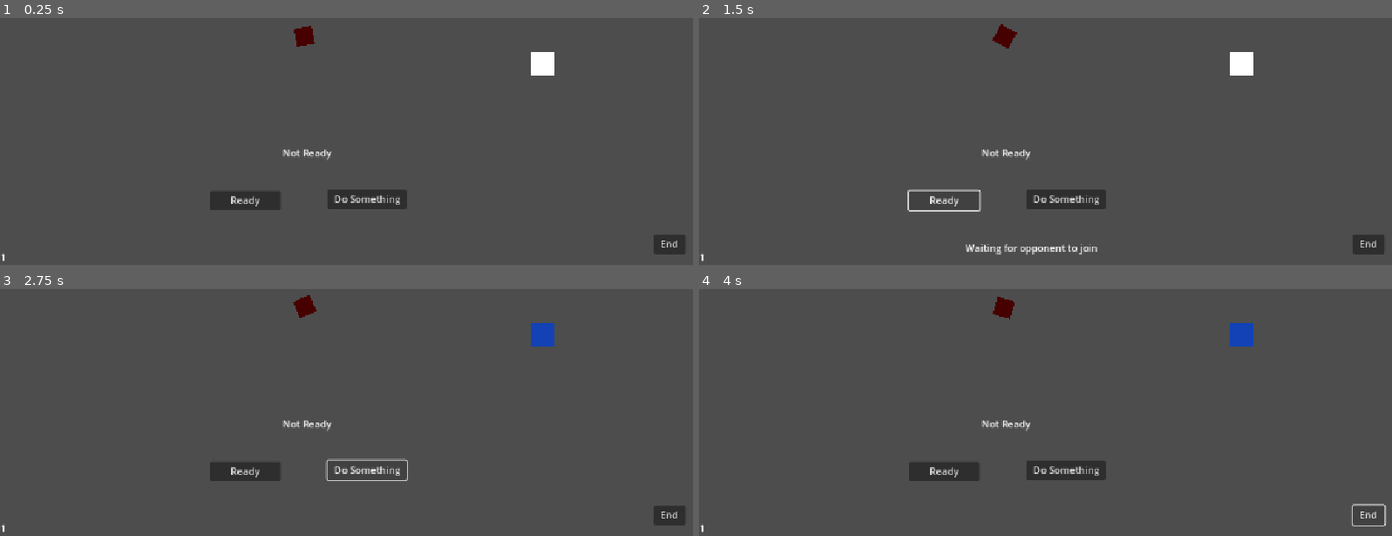
Above: before the commit, frames 1-4 (two rows, left to right).
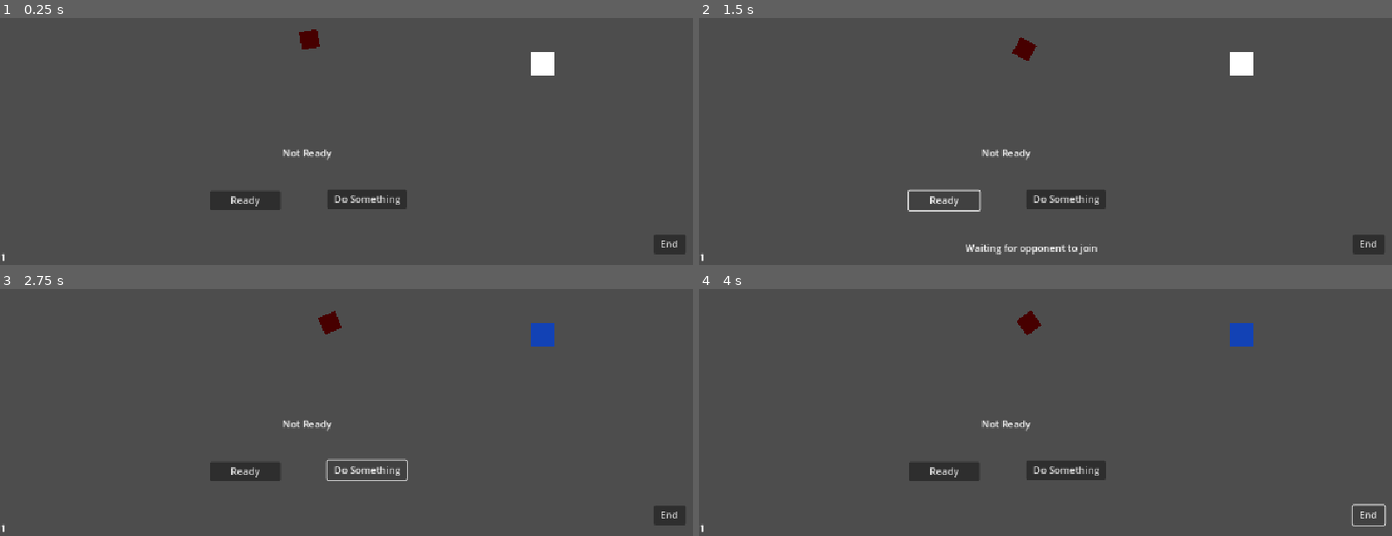
Above: after the commit, the same moments.

Repository: JoeyGiordano/JGZGodotGameTemplate
Game: Godot game, scene res://game/player_field.tscn
Two runs of this game, one before a commit and one after it. Both use one fixed random seed, a clock stepped at 60 frames per second and the inputs below. This scene is started directly instead of the project's main scene. The engine's default icon, where the game draws it, is replaced by a stand-in: a white triangle on a blue panel in a dark square.
Inputs:
- Up to frame 1 (0.25 s): no input
- Up to frame 2 (1.5 s): click "Ready" at 0.5 s; click "Ready" at 1.25 s
- Up to frame 3 (2.75 s): click "Do Something" at 2 s
- Up to frame 4 (4 s): click "End" at 2.75 s; tap Enter at 3.5 s; hold Right (right) from 3.53 s (still down); tap Space (switch) at 3.6 s

The runs differ from the first frame. In frame 1, 0.2% of the frame differs, in the area x 42-47%, y 3-13%; in frame 2, 0.4%, in the area x 42-49%, y 2-18%; in frame 3, 0.4%; in frame 4, 0.4%.
Error before the commit: Invalid call. Nonexistent function 'destroy_opponent_scene' in base 'Nil'. (res://game/player_field_1.gd:71)
Error after the commit: Invalid call. Nonexistent function 'destroy_opponent_scene' in base 'Nil'. (res://game/player_field_1.gd:72)

Commit message:
Enemy Spawner
Enemy behavior, spawner behavior and scoring next!

Diff:
--- a/game/enemy.gd
+++ b/game/enemy.gd
@@ -3,11 +3,17 @@
 
 @onready var sprite : Sprite2D = $Sprite2D
 
-@export var state : int = 0 #0 rock, 1 paper, 2 siscors
+@export var state : int = 0 #0 red, 1 green, 2 blue
+
+func _enter_tree():
+	set_multiplayer_authority(1)
 
 func _process(delta):
-	rotation += -7 *delta
 	update_color()
+
+	if !is_multiplayer_authority() : return
+	rotation += -7 * delta
+	position -= (position - Vector2(550,300)) * delta * 0.8
 
 func die() :
 	rpc("_die")
--- a/game/enemy.tscn
+++ b/game/enemy.tscn
@@ -1,10 +1,21 @@
-[gd_scene load_steps=4 format=3 uid="uid://dmsxbcrsrvqkv"]
+[gd_scene load_steps=5 format=3 uid="uid://dmsxbcrsrvqkv"]
 
 [ext_resource type="Script" uid="uid://05aqsihoex1" path="res://game/enemy.gd" id="1_0fifv"]
 [ext_resource type="Texture2D" uid="uid://dxe5rsvu84bgc" path="res://icon.svg" id="1_s4oog"]
 
 [sub_resource type="RectangleShape2D" id="RectangleShape2D_0fifv"]
 size = Vector2(30, 30)
+
+[sub_resource type="SceneReplicationConfig" id="SceneReplicationConfig_0fifv"]
+properties/0/path = NodePath(".:position")
+properties/0/spawn = true
+properties/0/replication_mode = 1
+properties/1/path = NodePath(".:rotation")
+properties/1/spawn = true
+properties/1/replication_mode = 1
+properties/2/path = NodePath(".:state")
+properties/2/spawn = true
+properties/2/replication_mode = 1
 
 [node name="Enemy" type="Node2D"]
 script = ExtResource("1_0fifv")
@@ -21,3 +32,6 @@
 [node name="CollisionShape2D" type="CollisionShape2D" parent="Area2D"]
 position = Vector2(0, -1)
 shape = SubResource("RectangleShape2D_0fifv")
+
+[node name="MultiplayerSynchronizer" type="MultiplayerSynchronizer" parent="."]
+replication_config = SubResource("SceneReplicationConfig_0fifv")
--- /dev/null
+++ b/game/enemy_spawner.gd
@@ -0,0 +1,32 @@
+extends Node2D
+class_name EnemySpawner
+
+@onready var enemy_scene : PackedScene = preload("res://game/enemy.tscn")
+@export var enemies : Node2D
+
+func _enter_tree() :
+	set_multiplayer_authority(1) #server controlled
+
+func start_game() :
+	if !is_multiplayer_authority() : return
+	spawn_loop()
+
+func spawn_loop() :
+	new_position()
+	spawn_enemy()
+	var next_wait_time = get_next_wait_time()
+	await get_tree().create_timer(next_wait_time).timeout
+	spawn_loop()
+
+func spawn_enemy() :
+	var e : Enemy = enemy_scene.instantiate()
+	e.set_multiplayer_authority(1)
+	enemies.add_child(e,true)
+	e.state = randi()%3 #0,1,2
+	e.position = position
+
+func new_position() :
+	position = 600 * Vector2(2*randf()-1,2*randf()-1)
+
+func get_next_wait_time() -> float:
+	return randf_range(3,4)
--- a/game/player.gd
+++ b/game/player.gd
@@ -4,10 +4,10 @@
 @onready var sprite : Sprite2D = $Sprite2D
 
 var speed : float = 200
-var cooldown : float = 1.3
+var cooldown : float = 1.1
 
 var in_play : bool = false
-@export var state : int = 0 #0 rock, 1 paper, 2 siscors
+@export var state : int = 0 #0 red, 1 green, 2 blue
 @export var switch_ready : bool = true
 @export var dead : bool = false
 var game_over : bool = false
--- a/game/player_field.tscn
+++ b/game/player_field.tscn
@@ -1,6 +1,7 @@
-[gd_scene load_steps=3 format=3 uid="uid://brihhvr3e0dtq"]
+[gd_scene load_steps=4 format=3 uid="uid://brihhvr3e0dtq"]
 
 [ext_resource type="Script" uid="uid://dkhyyxjothkkv" path="res://game/player_field_1.gd" id="1_arifm"]
+[ext_resource type="Script" uid="uid://bnj0qqw0ycl0y" path="res://game/enemy_spawner.gd" id="3_61d65"]
 [ext_resource type="PackedScene" uid="uid://dmsxbcrsrvqkv" path="res://game/enemy.tscn" id="3_jrlup"]
 
 [node name="PlayerField" type="Node2D"]
@@ -57,3 +58,13 @@
 
 [node name="Enemy" parent="." instance=ExtResource("3_jrlup")]
 position = Vector2(503, 270)
+
+[node name="Enemies" type="Node2D" parent="."]
+
+[node name="EnemySpawner" type="Node2D" parent="." node_paths=PackedStringArray("enemies")]
+script = ExtResource("3_61d65")
+enemies = NodePath("../Enemies")
+
+[node name="MultiplayerSpawner" type="MultiplayerSpawner" parent="EnemySpawner"]
+_spawnable_scenes = PackedStringArray("uid://dmsxbcrsrvqkv")
+spawn_path = NodePath("../../Enemies")
--- a/game/player_field_1.gd
+++ b/game/player_field_1.gd
@@ -53,6 +53,7 @@
 	smth_button.visible = false
 	rect.visible = false
 	spawn_players()
+	$EnemySpawner.start_game()
 
 func _on_smth_button_pressed() :
 	var rand_color = get_random_color()
Not shown, added: game/enemy_spawner.gd.uid
